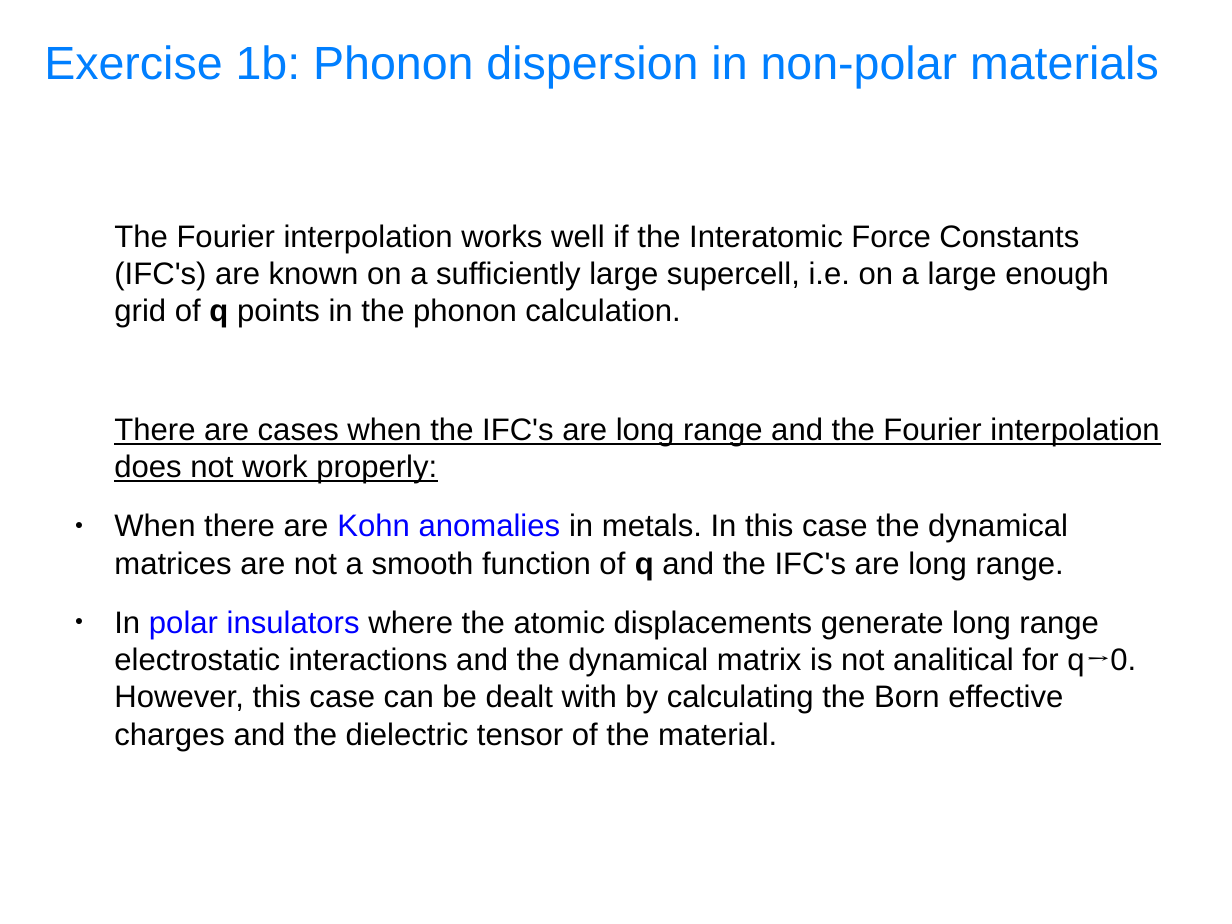
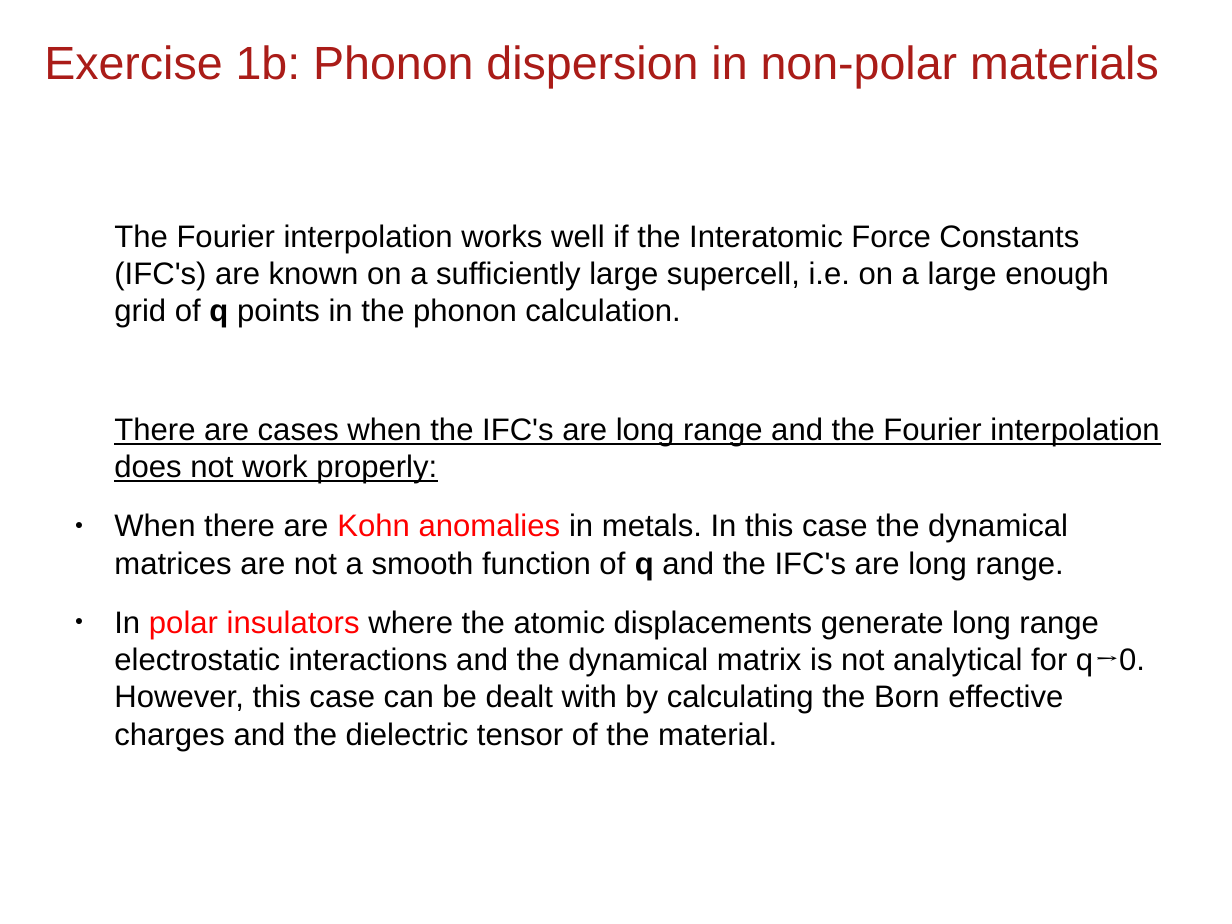
Before and after one commit to thepranab/materials-for-max-qe2021-online-school, a slide deck: slide 31 of slides.sources/handson-day5.odp. Drawn at 1232x924 pixels with LibreOffice and Linux fonts; fonts in the diff are those of the drawing. Boxes give left, top, right and bottom in pixels: in the first picture for what was removed or moved away, otherwise in the second. Text is boxed around its words. In the diff, an @@ line names an element or a change of style, - is before the commit and + after.

```diff
--- a/slides.sources/handson-day5.odp
+++ b/slides.sources/handson-day5.odp
@@ title "Exercise 1b: Phonon dispersion in ..." at (x1=44, y1=45, x2=1159, y2=89): text colour #007FFF to #AA1C18 @@
@@ text at (x1=114, y1=513, x2=1068, y2=580): text colour #0000FF to #FF0000 in "Kohn anomalies" @@
@@ text at (x1=114, y1=610, x2=1145, y2=751): text changed @@
-● In polar insulators where the atomic displacements generate long range electrostatic interactions and the dynamical matrix is not analitical for q→0. However, this case can be dealt with by calculating the Born effective charges and the dielectric tensor of the material.
+● In polar insulators where the atomic displacements generate long range electrostatic interactions and the dynamical matrix is not analytical for q→0. However, this case can be dealt with by calculating the Born effective charges and the dielectric tensor of the material.
```
Also in this commit, not shown: 43 other slides changed, 3 slides added, 1 slide removed, 3 other files.
